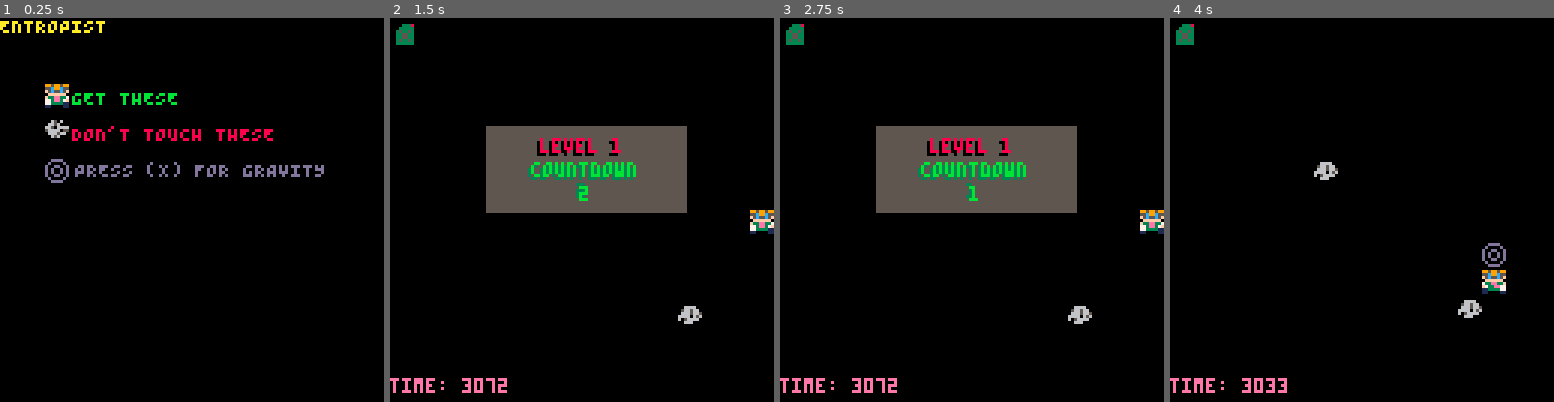
Above: before the commit, frames 1-4 (left to right).
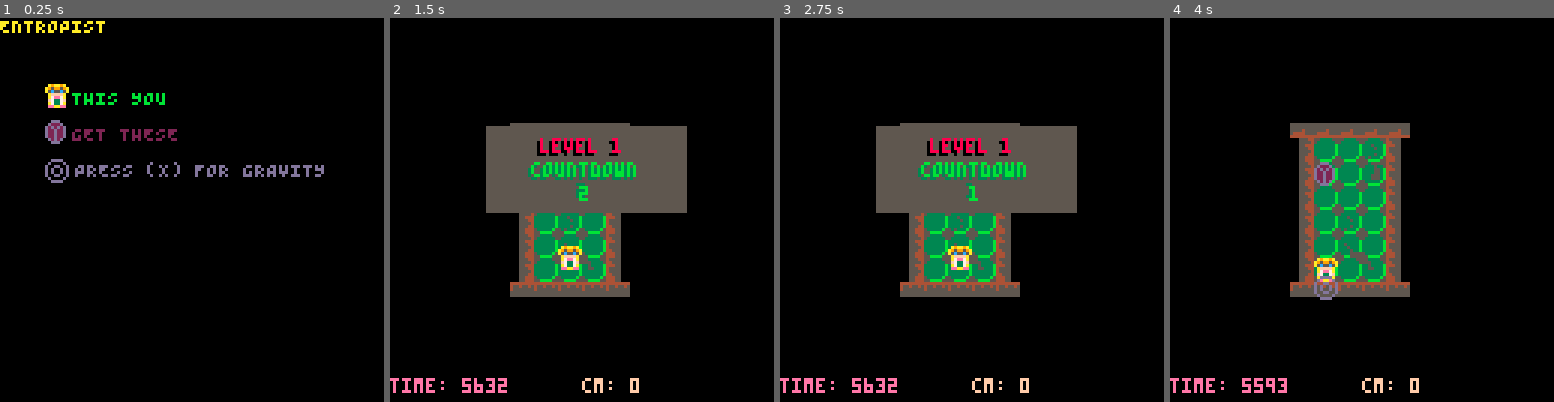
Above: after the commit, the same moments.

Repository: kitasuna/pico8-ttuor
Game: PICO-8 cartridge main.p8
Same seed, same stepped clock (60 frames per second), same inputs: the game is played once before the commit and once after it.
Inputs:
- Up to frame 1 (0.25 s): no input
- Up to frame 2 (1.5 s): tap X (X key) at 0.33, 1.07 s; tap O (Z key) at 0.7 s
- Up to frame 3 (2.75 s): hold Right 1.6-2.1 s; tap O (Z key) at 1.7, 2.1, 2.5 s; tap X (X key) at 1.85 s; hold Up 2.15-2.42 s; hold Right from 2.47 s (still down)
- Up to frame 4 (4 s): tap O (Z key) at 2.9, 3.3, 3.7 s; tap X (X key) at 2.97 s; release Right at 3.03 s; hold Left 3.08-3.58 s; hold Down 3.63-3.97 s

The runs differ from the first frame. In frame 1, 1.7% of the frame differs, in the area x 11-72%, y 17-33%; in frame 2, 7.3%; in frame 3, 7.3%; in frame 4, 14%, in the area x 1-88%, y 1-98%.

Commit message:
Add new gfx, map-based collision

Diff:
--- a/const.lua
+++ b/const.lua
@@ -31,3 +31,7 @@
 FRAME_RATE = 60
 
 COUNTDOWN_TIMEOUT = 179
+
+FLAG_PLAYER = 0
+FLAG_WALL = 1
+FLAG_GRAV = 2
--- a/grav.lua
+++ b/grav.lua
@@ -2,10 +2,19 @@
   local tmp = {
     active = false,
     cooldown = false,
+    crit_mass = 0,
+    size_x = 8,
+    size_y = 8,
     pos_x = 0,
     pos_y = 0,
     sprites = {}
   }
+
+  -- String -> { obs: Obstacle }
+  tmp.handle_obs_grav_collision = function(name, payload)
+    printh("OBS GRAV COLL!")
+    tmp.crit_mass += 1
+  end
 
   -- String -> { pos_x: Int, pos_y: Int, input_mask: Int }
   tmp.handle_button = function(name, payload)
--- a/level.lua
+++ b/level.lua
@@ -2,47 +2,15 @@
   return {
     {
       label="01",
-      time=12<<8,
-      fuels = {
-        {pos_x = 1, pos_y = 1},
-      },
+      time=22<<8,
+      fuels = {},
       player = {
-        pos_x = 120,
-        pos_y = 64,
+        pos_x = 56,
+        pos_y = 76,
       },
       obstacles = {
         {pos_x= 48, pos_y = 48},
-        {pos_x= 96, pos_y = 96},
       }
     },
-    {
-      label="02",
-      time=12<<8,
-      fuels = {
-        {pos_x = 1, pos_y = 1},
-        {pos_x = 1, pos_y = RESOLUTION_Y - 10},
-        {pos_x = RESOLUTION_X - 8, pos_y = 1},
-        {pos_x = RESOLUTION_X - 8, pos_y = RESOLUTION_Y - 10},
-      },
-      player = {
-        pos_x = 120,
-        pos_y = 64,
-      },
-      obstacles = {
-        {pos_x= 10, pos_y = 1},
-        {pos_x= 10, pos_y = 8},
-        {pos_x= 1, pos_y = 10},
-        {pos_x= RESOLUTION_X - 17, pos_y = 1},
-        {pos_x= RESOLUTION_X - 17, pos_y = 8},
-        {pos_x= RESOLUTION_X - 8, pos_y = 10},
-        {pos_x= 1, pos_y = RESOLUTION_Y - 17},
-        {pos_x= 10, pos_y = RESOLUTION_Y - 16},
-        {pos_x= 10, pos_y = RESOLUTION_Y - 8},
-        {pos_x= RESOLUTION_X - 17, pos_y = RESOLUTION_Y - 16},
-        {pos_x= RESOLUTION_X - 17, pos_y = RESOLUTION_Y - 8},
-        {pos_x= RESOLUTION_X - 8, pos_y = RESOLUTION_Y - 18},
-      }
-    },
-
   }
 end
--- a/main.p8
+++ b/main.p8
@@ -53,7 +53,9 @@
 game_draw = function()
   cls()
   print("time: "..level.time, 0, 120, 14)
-
+  print("cm: "..gravity.crit_mass, 64, 120, CLR_PCH)
+
+  map(0, 0, 40, 32, 16, 16)
   if player.invincible == false or (frame_counter % 4 == 1) then
     player.draw()
   end
@@ -104,17 +106,14 @@
       qm.ae("GRAVITY", { pos_x = gravity.pos_x, pos_y = gravity.pos_y })
     end
 
-    -- Check collision with fuel
-    -- foreach(fuel_man.fuels, function(fuel)
-    for k,fuel in pairs(fuel_man.fuels) do
-      -- Update pos first
-      fuel.update()
-      if (collides(player, fuel)) then
-        qm.ae("FUEL_COLLISION", fuel)
+
+    for k, obs in pairs(obs_man.obstacles) do
+      if gravity.active == true and collides(gravity, obs) then
+        qm.ae("OBS_GRAV_COLLISION", { obs=obs })
       end
     end
 
-    if count(fuel_man.fuels) == 0 then
+    if gravity.crit_mass > 0 then
       level_index += 1
       if level_index > count(levels) then
         __update = victory_update
@@ -143,8 +142,14 @@
       -- Update pos first
       obs.update()
 
-      if (collides(player, obs)) then
-        qm.ae("OBS_COLLISION", { player=player, obstacle=obs})
+      -- Check for obstacle collisions too
+      for inner_k,inner_obs in pairs(obs_man.obstacles) do
+
+        if obs != inner_obs then
+          if collides(obs, inner_obs) then
+            qm.ae("OBS_OBS_COLLISION", { o1=obs, o2=inner_obs})
+          end
+        end
       end
     end
 
@@ -174,14 +179,13 @@
   qm = qico()
   qm.at("BUTTON")
   qm.at("FUEL_COLLISION")
-  qm.at("OBS_COLLISION")
+  qm.at("OBS_GRAV_COLLISION")
   qm.at("GRAVITY")
 
   -- Set up our score manager
   score_man = new_score_manager()
   -- Score manager subscriptions
   qm.as("FUEL_COLLISION", score_man.handle_fuel_collision)
-  qm.as("OBS_COLLISION", score_man.handle_obs_collision)
 
   -- Set up our fuel manager
   fuel_man = new_fuel_manager()
@@ -191,19 +195,20 @@
 
   -- Set up our obstacle manager
   obs_man = new_obstacle_manager()
-  qm.as("OBS_COLLISION", obs_man.handle_collision)
   qm.as("GRAVITY", obs_man.handle_gravity)
+  qm.as("OBS_GRAV_COLLISION", obs_man.handle_obs_grav_collision)
+
+  -- Create gravity entity
+  gravity = new_gravity()
+  -- Gravity subscriptions
+  qm.as("BUTTON", gravity.handle_button)
+  qm.as("OBS_GRAV_COLLISION", gravity.handle_obs_grav_collision)
 
   -- Add sprite
   player = new_player(1, 64, 64, 8, 8)
   -- Player subscriptions
   qm.as("BUTTON", player.handle_button)
-  qm.as("OBS_COLLISION", player.handle_obs_collision)
-
-  -- Create gravity entity
-  gravity = new_gravity()
-  -- Gravity subscriptions
-  qm.as("BUTTON", gravity.handle_button)
+
 
   -- Load levels
   levels = get_levels()
@@ -326,6 +331,120 @@
 
 
 
+…(105 lines of a section not shown)…
 __gff__
-0000000000000000000000000000000000000000000000000000000000000000010100000000000000000000000000000000000000000000000000000000000000000000000000000000000000000000000000000000000000000000000000000000000000000000000000000000000000000000000000000000000000000000
+0001010101010101010101010100000004020202020000000000000000000000000000000000000000000000000000000000000000000000000000000000000000000000000000000000000000000000000000000000000000000000000000000000000000000000000000000000000000000000000000000000000000000000
 0000000000000000000000000000000000000000000000000000000000000000000000000000000000000000000000000000000000000000000000000000000000000000000000000000000000000000000000000000000000000000000000000000000000000000000000000000000000000000000000000000000000000000
+__map__
+1212121212000000000000000000000000000000000000000000000000000000000000000000000000000000000000000000000000000000000000000000000000000000000000000000000000000000000000000000000000000000000000000000000000000000000000000000000000000000000000000000000000000000
+1118181713000000000000000000000000000000000000000000000000000000000000000000000000000000000000000000000000000000000000000000000000000000000000000000000000000000000000000000000000000000000000000000000000000000000000000000000000000000000000000000000000000000
+1116181913000000000000000000000000000000000000000000000000000000000000000000000000000000000000000000000000000000000000000000000000000000000000000000000000000000000000000000000000000000000000000000000000000000000000000000000000000000000000000000000000000000
+1118181813000000000000000000000000000000000000000000000000000000000000000000000000000000000000000000000000000000000000000000000000000000000000000000000000000000000000000000000000000000000000000000000000000000000000000000000000000000000000000000000000000000
+1118171813000000000000000000000000000000000000000000000000000000000000000000000000000000000000000000000000000000000000000000000000000000000000000000000000000000000000000000000000000000000000000000000000000000000000000000000000000000000000000000000000000000
+1118151813000000000000000000000000000000000000000000000000000000000000000000000000000000000000000000000000000000000000000000000000000000000000000000000000000000000000000000000000000000000000000000000000000000000000000000000000000000000000000000000000000000
+1118181613000000000000000000000000000000000000000000000000000000000000000000000000000000000000000000000000000000000000000000000000000000000000000000000000000000000000000000000000000000000000000000000000000000000000000000000000000000000000000000000000000000
+1414141414000000000000000000000000000000000000000000000000000000000000000000000000000000000000000000000000000000000000000000000000000000000000000000000000000000000000000000000000000000000000000000000000000000000000000000000000000000000000000000000000000000
--- a/obstacle.lua
+++ b/obstacle.lua
@@ -10,16 +10,6 @@
 
   om.reset = function()
     om.obstacles = {}
-  end
-
-  -- String -> Obstacle -> Void
-  om.handle_collision = function(name, payload)
-    -- Bounce off player
-    if payload.obstacle.vel_x != 0 or payload.obstacle.vel_y != 0 then
-      payload.obstacle.vel_x = -payload.obstacle.vel_x
-      payload.obstacle.vel_y = -payload.obstacle.vel_y
-    end
-
   end
 
   -- Check if there are any obstacles at these coordinates
@@ -60,6 +50,11 @@
     end
   end
 
+  om.handle_obs_grav_collision = function(name, payload)
+    printh("OBS GRAV COLL666!")
+    del(om.obstacles, payload.obs)
+  end
+
   return om
 end
 
@@ -69,15 +64,54 @@
   tmp.vel_x = 0
   tmp.vel_y = 0
 
-  tmp.update = function(obs)
-    tmp.pos_x += tmp.vel_x
+  tmp.update = function()
+    local map_offset_x = 40
+    local map_offset_y = 32
+    local next_x = (tmp.pos_x + tmp.vel_x - map_offset_x) + (tmp.vel_x > 0 and 7 or 0)
+    local next_y = (tmp.pos_y + tmp.vel_y - map_offset_y) + (tmp.vel_y > 0 and 7 or 0)
+    local now_map_x = (tmp.pos_x - map_offset_x) \ 8
+    local now_map_y = (tmp.pos_y - map_offset_y) \ 8
+    local next_map_x = (next_x) \ 8
+    local next_map_y = (next_y) \ 8
+
+    if fget(mget(next_map_x, now_map_y), FLAG_WALL) == true then
+      tmp.vel_x = 0
+      if tmp.vel_y != 0 then
+        tmp.vel_y = tmp.vel_y / 3
+        add(timers, {
+          ttl = 40,
+          f = function() end,
+          cleanup = function()
+            tmp.vel_y = 0
+          end
+        })
+        end
+    else
+      tmp.pos_x += tmp.vel_x
+    end
+
+    if fget(mget(now_map_x, next_map_y), FLAG_WALL) == true then
+      tmp.vel_y = 0
+      if tmp.vel_x != 0 then
+        tmp.vel_x = tmp.vel_x / 3
+        add(timers, {
+          ttl = 40,
+          f = function() end,
+          cleanup = function()
+            tmp.vel_x = 0
+          end
+        })
+      end
+    else
+      tmp.pos_y += tmp.vel_y
+    end
+
     if tmp.pos_x >= RESOLUTION_X - tmp.size_x then
       tmp.vel_x = -tmp.vel_x
     elseif tmp.pos_x < 0 then
       tmp.vel_x = -tmp.vel_x
     end
 
-    tmp.pos_y += tmp.vel_y
     if tmp.pos_y >= RESOLUTION_Y - tmp.size_y then
       tmp.vel_y = -tmp.vel_y
     elseif tmp.pos_y < 0 then
--- a/player.lua
+++ b/player.lua
@@ -18,7 +18,7 @@
   player.vel_x = 0
   player.vel_y = 0
   player.invincible = false
-  player.frame_base = 3
+  player.frame_base = 1
   player.frame_offset = 0
   player.frame_step = 0
   player.facing = 2 -- 0: up, 1: right, 2: down, 3: left
@@ -70,14 +70,14 @@
       end
 
       if player.vel_y > 0 then
-        player.frame_base = 3
+        player.frame_base = 1
       elseif player.vel_y < 0 then
         player.frame_base = 9
       elseif player.vel_x > 0 then
-        player.frame_base = 6
+        player.frame_base = 5
         player.flip_x = false
       elseif player.vel_x < 0 then
-        player.frame_base = 6
+        player.frame_base = 5
         player.flip_x = true
       end
 
@@ -86,7 +86,7 @@
         if player.frame_step > 6 then
           player.frame_offset += 1
           player.frame_step = 0
-          if player.frame_offset > 2 then
+          if player.frame_offset > 3 then
             player.frame_offset = 0
           end
         end
@@ -98,9 +98,20 @@
   end
 
   player.move = function(obs_man)
-    player.pos_x += player.vel_x
+    -- Get player x/y map cell
+    local map_offset_x = 40
+    local map_offset_y = 32
+    local player_next_x = (player.pos_x + player.vel_x - map_offset_x) + (player.vel_x > 0 and 7 or 0)
+    local player_next_y = (player.pos_y + player.vel_y - map_offset_y) + (player.vel_y > 0 and 7 or 0)
+    local map_x = (player_next_x) \ 8
+    local map_y = (player_next_y) \ 8
+    if fget(mget(map_x, map_y), 1) == false then
+      player.pos_x += player.vel_x
+    end
 
-    player.pos_y += player.vel_y
+    if fget(mget(map_x, map_y), 1) == false then
+      player.pos_y += player.vel_y
+    end
 
     -- prevent players from sneaking past obstacles while invincible
     if player.invincible == true and obs_man.check_collision(player) then
--- a/title.lua
+++ b/title.lua
@@ -1,9 +1,9 @@
 title_draw = function()
   cls()
   print("ENTROPIST", 0, 0, CLR_YLW)
-  print("GET THESE", 24, 24, CLR_GRN)
-  print("DON'T TOUCH THESE", 24, 36, CLR_RED)
+  print("THIS YOU", 24, 24, CLR_GRN)
   print("PRESS (X) FOR GRAVITY", 25, 48, CLR_IND)
+  print("GET THESE", 24, 36, CLR_PRP)
   spr(3, 15, 22)
   spr(32, 15, 34)
   spr(16, 15, 47, 1.0, 1.0)
Not shown, changed: 127 lines of the sprite sheet (__gfx__) section of main.p8
